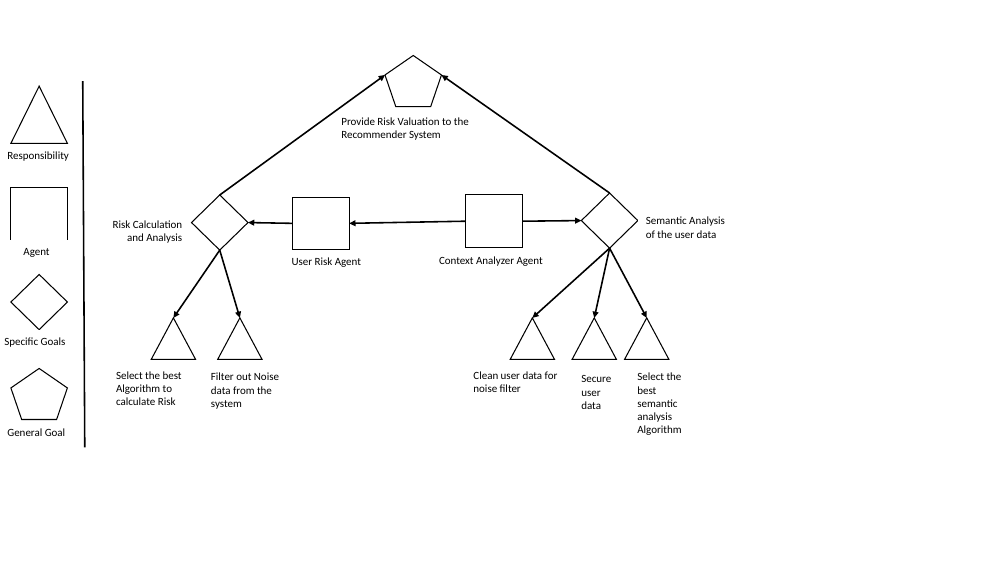
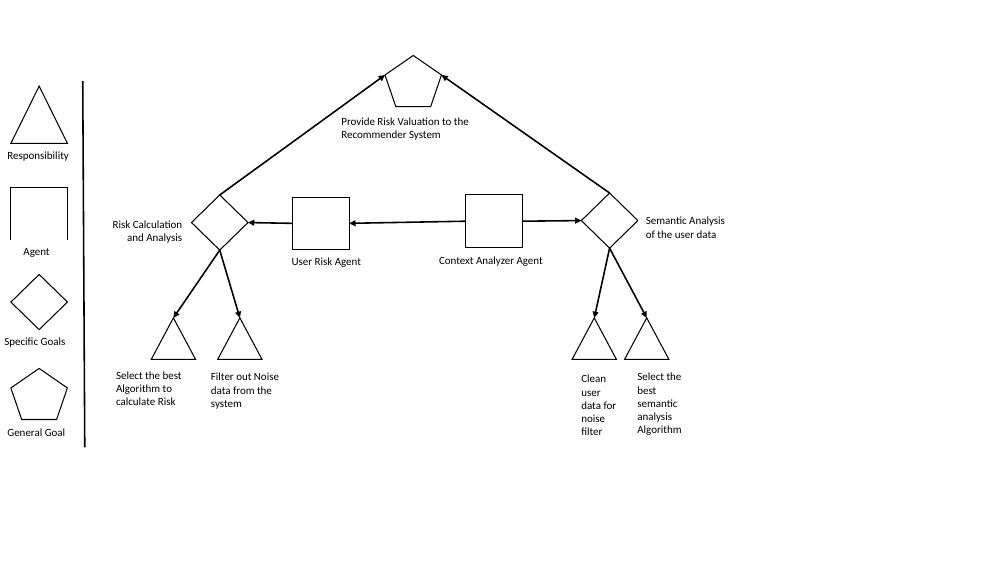
Before and after one commit to zxingz/Thesis, a slide deck: slide 4 of Risk Models.pptx. Drawn at 1008x567 pixels with LibreOffice and Linux fonts; fonts in the diff are those of the drawing. Boxes give left, top, right and bottom in pixels: in the first picture for what was removed or moved away, otherwise in the second. Text is boxed around its words. In the diff, an @@ line names an element or a change of style, - is before the commit and + after.

```diff
--- a/Risk Models.pptx
+++ b/Risk Models.pptx
@@ arrow removed from (609, 248) to (532, 318) @@
@@ triangle removed at bbox=[510, 318, 555, 360] @@
@@ rectangle removed at bbox=[466, 364, 567, 399] @@
-Clean user data for noise filter
@@ rectangle "Clean user data for noise ...": place and size @@
-rectangle "Clean user data for noise ..." at bbox=[574, 368, 630, 416]
+rectangle "Clean user data for noise ..." at bbox=[574, 368, 630, 442]
@@ text in rectangle at bbox=[581, 374, 617, 435]: text changed @@
-Secure user data
+Clean user data for noise filter
```
Also in this commit, not shown: 2 other slides changed, 14 other files.
